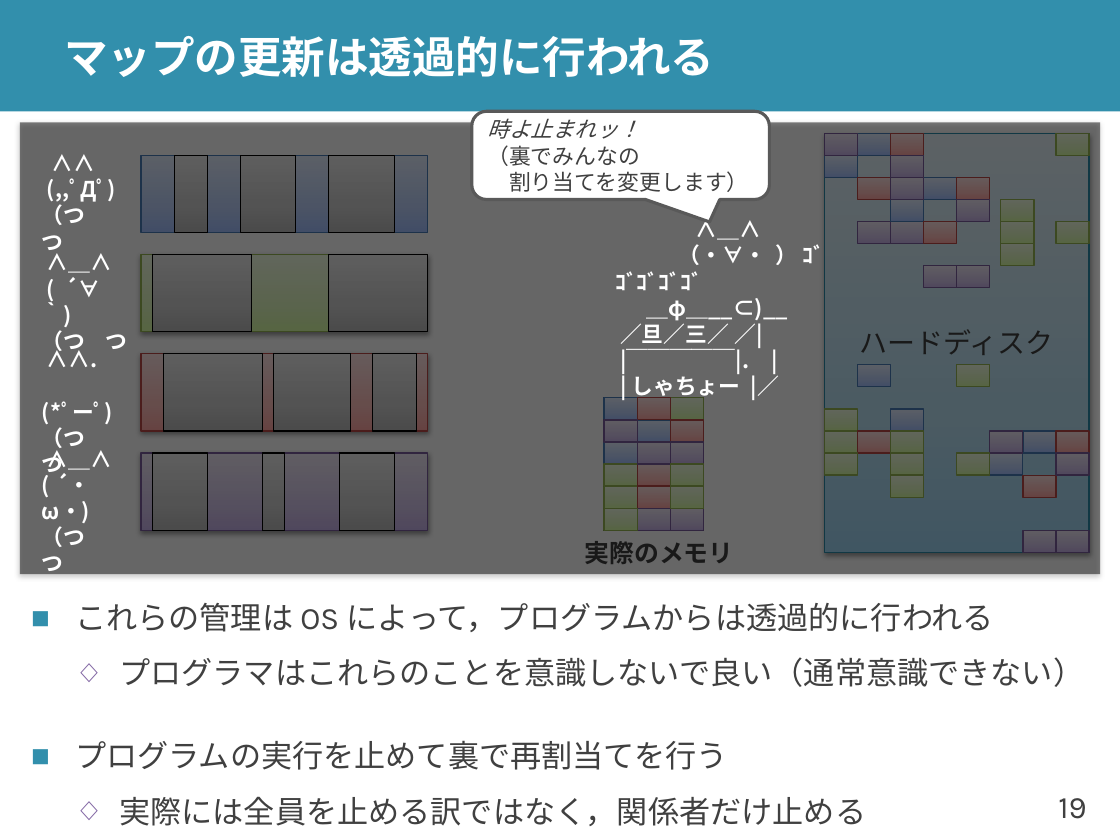
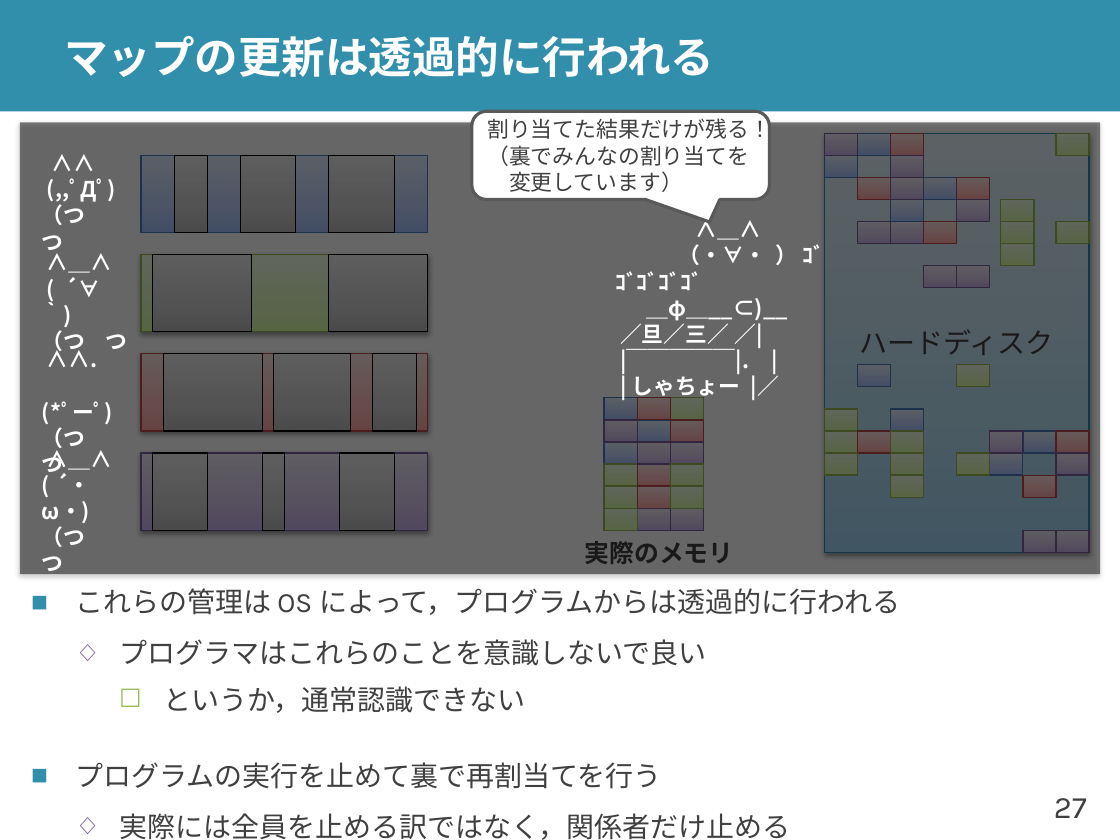
Before and after one commit to shioyadan/advanced-computer-organization, a slide deck: slide 27 of aco-shioya-13.pptx (slide 19 before the commit). Drawn at 1120x840 pixels with LibreOffice and Linux fonts; fonts in the diff are those of the drawing. Boxes give left, top, right and bottom in pixels: in the first picture for what was removed or moved away, otherwise in the second. Text is boxed around its words. In the diff, an @@ line names an element or a change of style, - is before the commit and + after.

Commit message:
13回目を更新

```diff
--- a/aco-shioya-13.pptx
+++ b/aco-shioya-13.pptx
@@ text in rounded speech box at box(487, 116, 771, 192): text changed @@
-時よ止まれッ！
-（裏でみんなの
-割り当てを変更します）
+割り当てた結果だけが残る！
+（裏でみんなの割り当てを
+変更しています）
@@ text at box(75, 588, 901, 840): size 20 to 18 pt in "これらの管理は OS によって，プログラムからは透過的に行われる", "プログラムの実行を止めて裏で再割当てを行う", "実際には全員を止める訳ではなく，関係者だけ止める" @@
@@ text at box(119, 639, 706, 713): text changed; size 20 to 18 pt @@
-  ◇ プログラマはこれらのことを意識しないで良い（通常意識できない）
+  ◇ プログラマはこれらのことを意識しないで良い
+    ☐ というか，通常認識できない
@@ page number at box(1054, 798, 1087, 818): text changed @@
-19
+27
```
Also in this commit, not shown: 15 other slides changed, 8 slides added, 1 other file.
